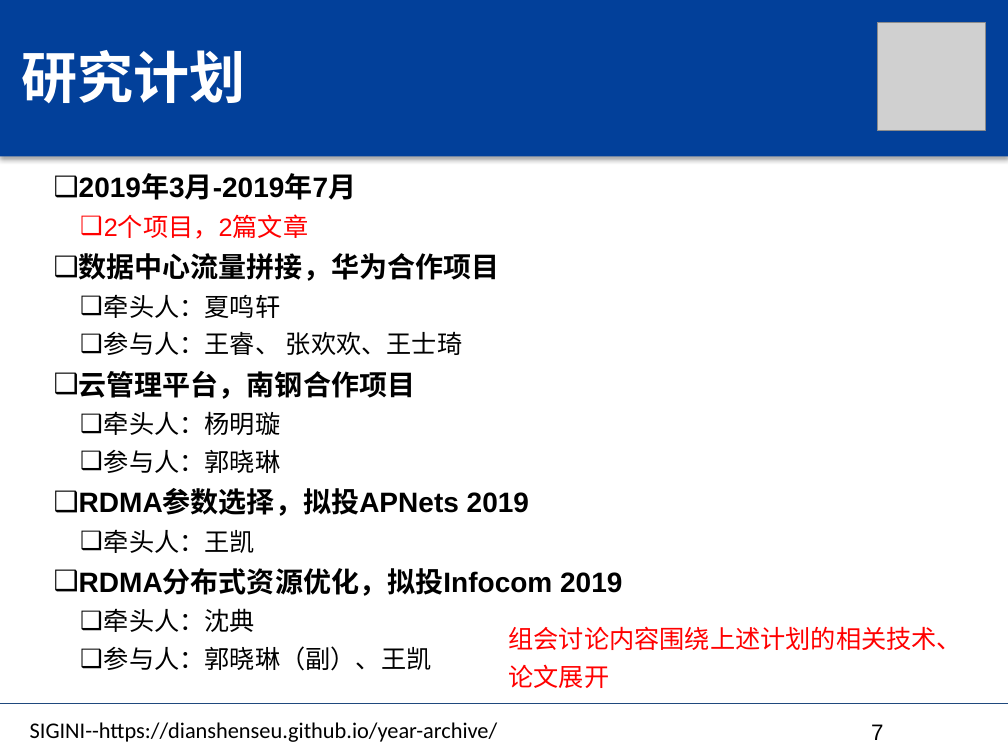
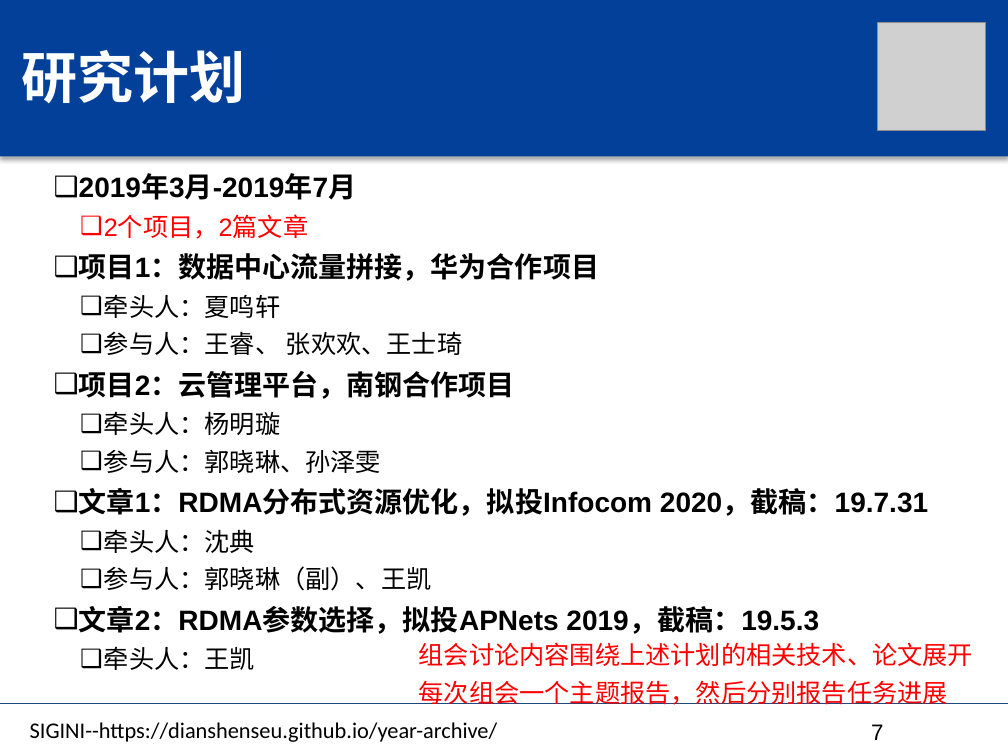
Before and after one commit to dianshenseu/dianshenseu.github.io, a slide deck: slide 7 of files/post1-shendian.pptx. Drawn at 1008x756 pixels with LibreOffice and Linux fonts; fonts in the diff are those of the drawing; grey boxes stand for pictures. Boxes give left, top, right and bottom in pixels: in the first picture for what was removed or moved away, otherwise in the second. Text is boxed around its words. In the diff, an @@ line names an element or a change of style, - is before the commit and + after.

```diff
--- a/files/post1-shendian.pptx
+++ b/files/post1-shendian.pptx
@@ text at <box>79,253,599,281</box>: text changed @@
-❑ 数据中心流量拼接，华为合作项目
+❑ 项目1：数据中心流量拼接，华为合作项目
@@ text at <box>79,371,515,399</box>: text changed @@
-❑ 云管理平台，南钢合作项目
+❑ 项目2：云管理平台，南钢合作项目
@@ text at <box>79,450,928,516</box>: text changed @@
-  ❑ 参与人：郭晓琳
-❑ RDMA参数选择，拟投APNets 2019
-  ❑ 牵头人：王凯
-❑ RDMA分布式资源优化，拟投Infocom 2019
+  ❑ 参与人：郭晓琳、孙泽雯
+❑ 文章1：RDMA分布式资源优化，拟投Infocom 2020，截稿：19.7.31
@@ text at <box>79,606,819,670</box>: paragraphs added @@
+❑ 文章2：RDMA参数选择，拟投APNets 2019，截稿：19.5.3
+  ❑ 牵头人：王凯
@@ text "组会讨论内容围绕上述计划的相关技术、论文展开": place and size @@
-text "组会讨论内容围绕上述计划的相关技术、论文展开" at <box>509,626,963,688</box>
+text "组会讨论内容围绕上述计划的相关技术、论文展开" at <box>419,642,973,705</box>
@@ text at <box>419,680,948,705</box>: paragraph added @@
+每次组会一个主题报告，然后分别报告任务进展
```
